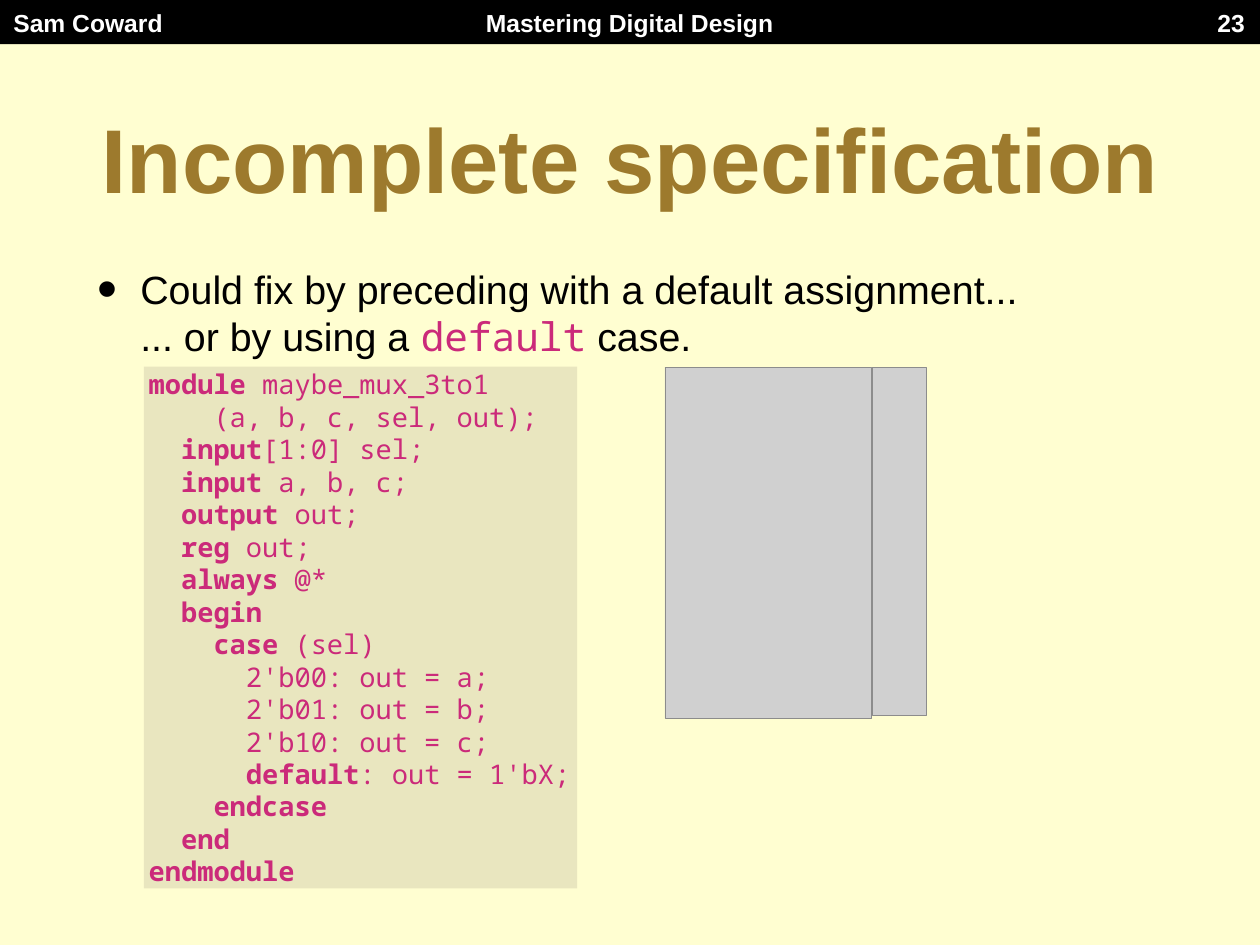
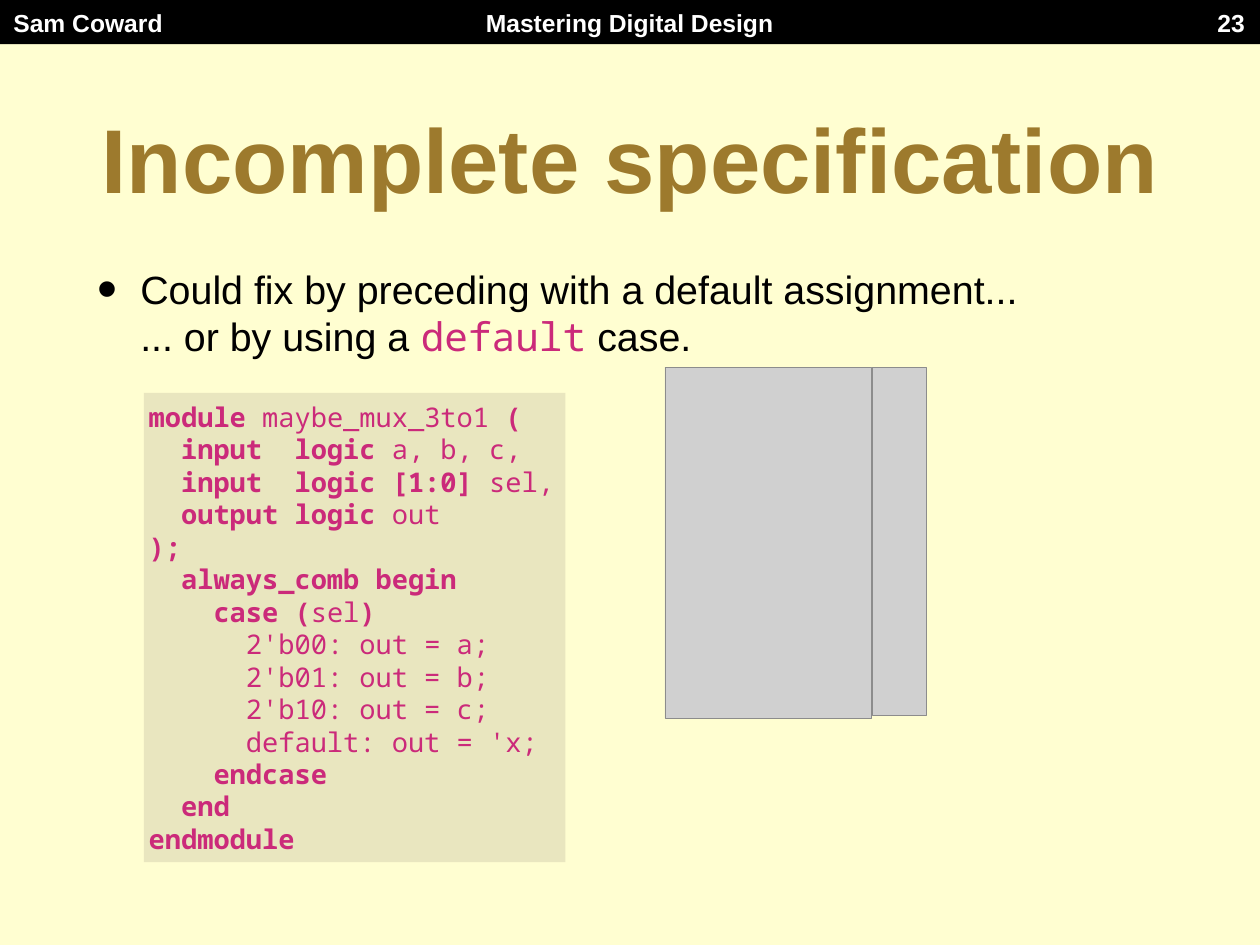
Before and after one commit to Mastering-Digital-Design/Lab-Module, a slide deck: slide 23 of lectures/lecture2.pptx. Drawn at 1260x945 pixels with LibreOffice and Linux fonts; fonts in the diff are those of the drawing; grey boxes stand for pictures. Boxes give left, top, right and bottom in pixels: in the first picture for what was removed or moved away, otherwise in the second. Text is boxed around its words. In the diff, an @@ line names an element or a change of style, - is before the commit and + after.

```diff
--- a/lectures/lecture2.pptx
+++ b/lectures/lecture2.pptx
@@ rectangle "module maybe_mux_3to1 (": place and size @@
-rectangle "module maybe_mux_3to1 (" at <box>144,367,577,889</box>
+rectangle "module maybe_mux_3to1 (" at <box>144,393,565,863</box>
@@ text in rectangle at <box>149,406,554,596</box>: text changed; bold on @@
-module maybe_mux_3to1
-(a, b, c, sel, out);
-input[1:0] sel;
-input a, b, c;
-output out;
-reg out;
-always @*
-begin
+module maybe_mux_3to1 (
+input logic a, b, c,
+input logic [1:0] sel,
+output logic out
+);
+always_comb begin
@@ text in rectangle at <box>214,601,376,627</box>: bold on in "(sel)" @@
@@ text in rectangle at <box>246,698,538,756</box>: text changed @@
-2'b10: out = c;
-default: out = 1'bX;
+2'b10: out = c;
+default: out = 'x;
```
Also in this commit, not shown: 17 other slides changed, 1 slide added, 1 other file.
